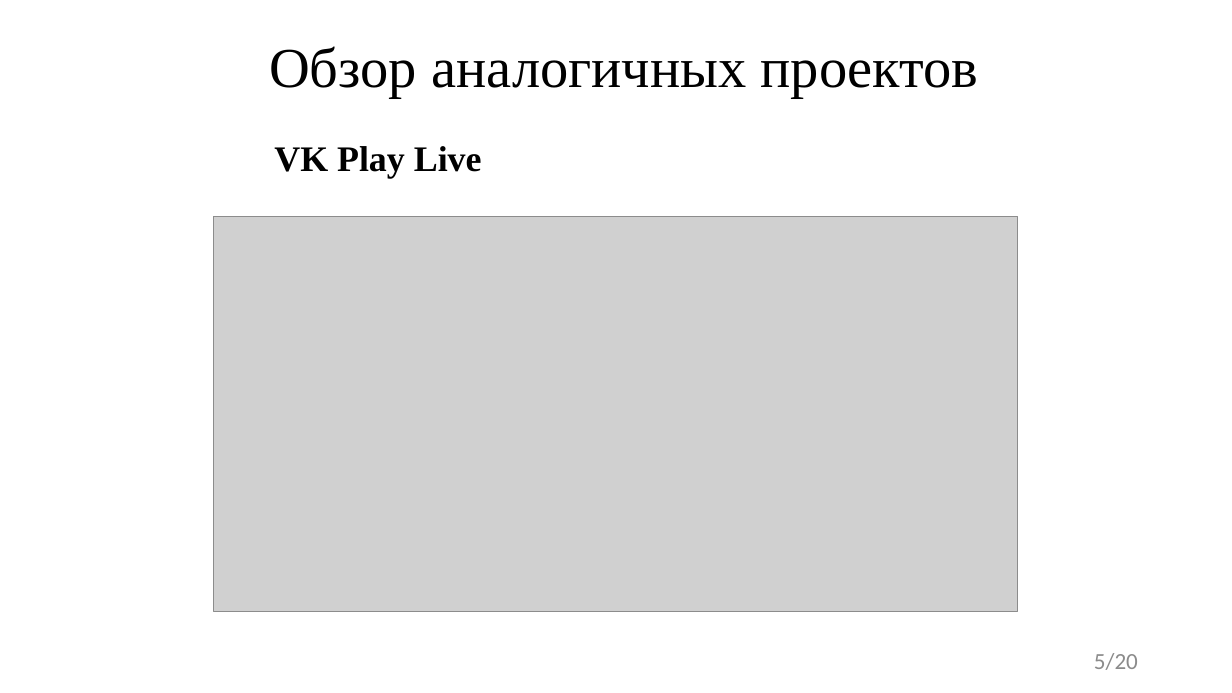
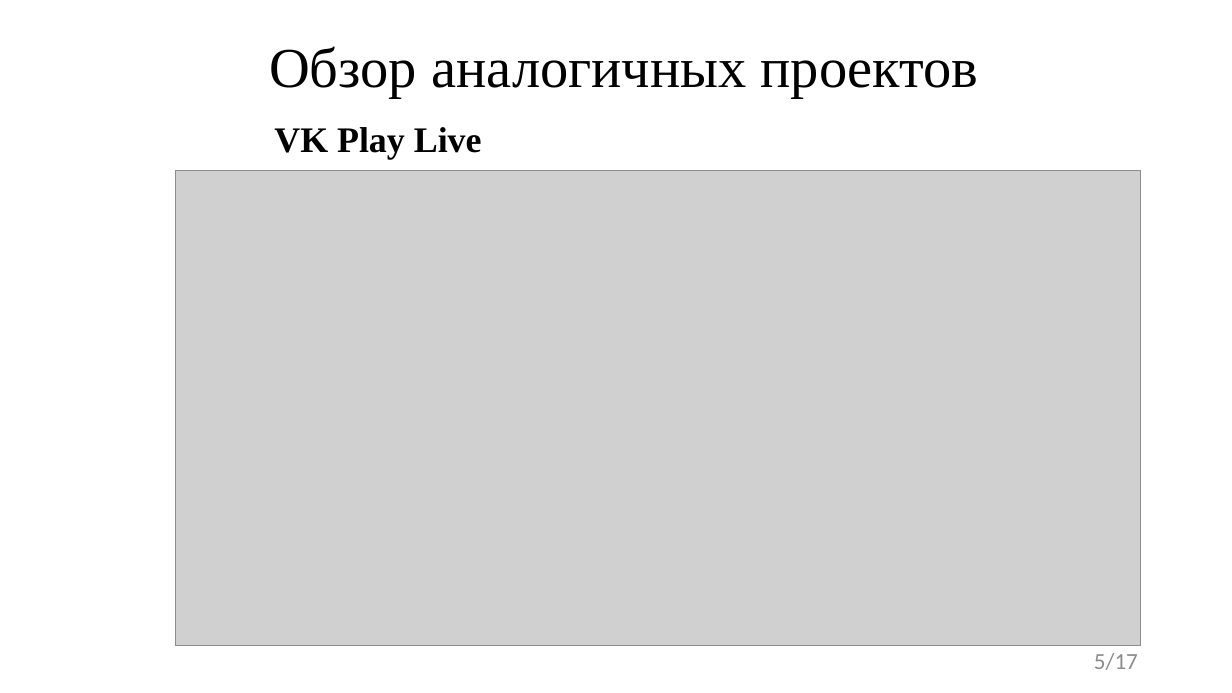
Before and after one commit to FaceMan01/Homework, a slide deck: slide 5 of Курсовая Работа/Презентация Курсовой Работы.pptx. Drawn at 1232x693 pixels with LibreOffice and Linux fonts; fonts in the diff are those of the drawing; grey boxes stand for pictures. Boxes give left, top, right and bottom in pixels: in the first picture for what was removed or moved away, otherwise in the second. Text is boxed around its words. In the diff, an @@ line names an element or a change of style, - is before the commit and + after.

```diff
--- a/Курсовая Работа/Презентация Курсовой Работы.pptx
+++ b/Курсовая Работа/Презентация Курсовой Работы.pptx
@@ text "VK Play Live": place and size @@
-text "VK Play Live" at bbox=[274, 146, 482, 178]
+text "VK Play Live" at bbox=[274, 127, 482, 159]
@@ picture: place and size @@
-picture at bbox=[214, 216, 1019, 612]
+picture at bbox=[176, 171, 1141, 646]
@@ page number at bbox=[1094, 653, 1138, 670]: text changed @@
-5/20
+5/17
```
Also in this commit, not shown: 8 other slides changed, 1 slide added, 13 other files.
